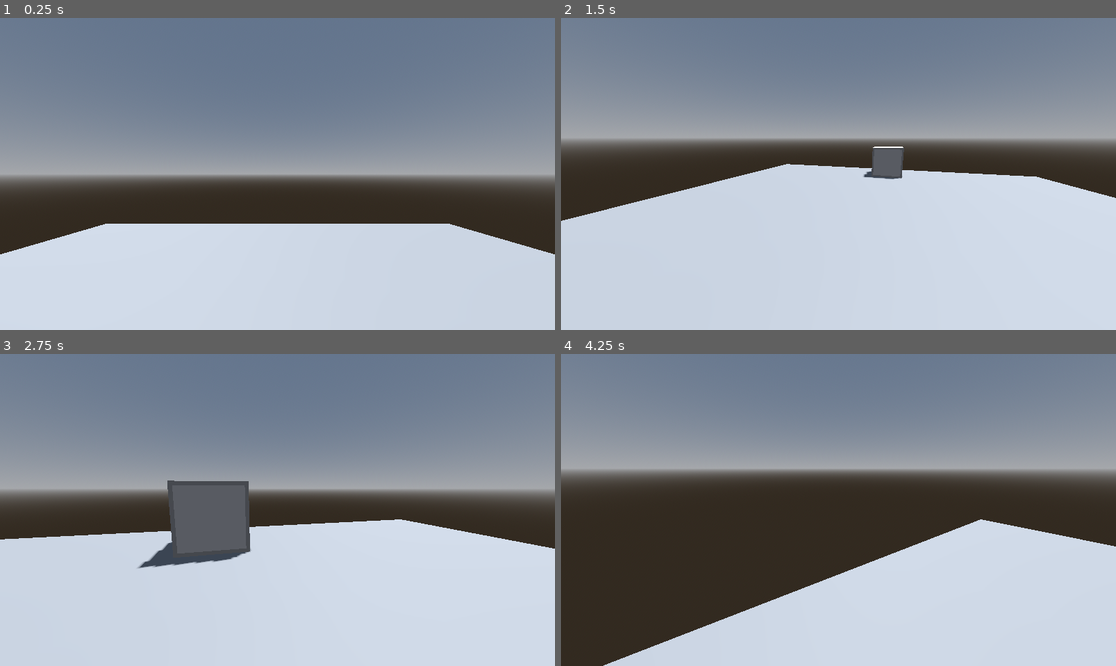
Above: before the commit, frames 1-4 (two rows, left to right).
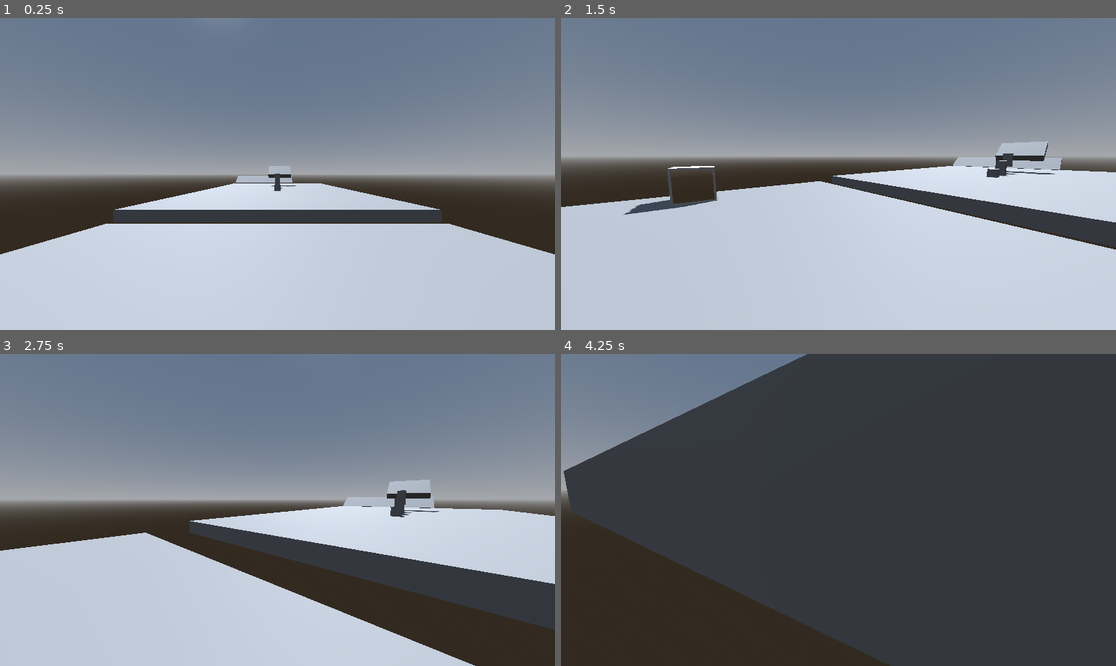
Above: after the commit, the same moments.

Repository: HumboShot/shooter
Game: Godot game, scene res://DevWorld.tscn
The game is run twice, just before and just after one commit, with the same random seed, the same clock (stepped at 60 frames per second) and the same inputs.
Inputs (mouse positions are in pixels of both pictures, inside the frame that each line leads up to):
- Up to frame 1 (0.25 s): no input
- Up to frame 2 (1.5 s): move the mouse to (960, 158) at 0.52 s; hold D (right) 0.53-1.28 s; hold Shift (sprint) 0.53-1.28 s; click (960, 158) at 0.67 s; tap Space (jump) at 0.77 s; move the mouse to (810, 174) at 1.27 s; hold W (up) from 1.28 s (still down); tap Shift (sprint) at 1.35 s
- Up to frame 3 (2.75 s): keep holding W (up); tap Space (jump) at 1.52 s; move the mouse to (288, 503) at 2.02 s; hold Shift (sprint) from 2.03 s (still down)
- Up to frame 4 (4.25 s): keep holding W (up); move the mouse to (832, 516) at 2.77 s; release Shift (sprint) at 2.78 s; tap Shift (sprint) at 2.85 s; tap Space (jump) at 3.02, 3.77 s; move the mouse to (877, 513) at 3.52 s; hold Shift (sprint) from 3.53 s (still down)

The runs differ from the first frame. In frame 1, 5.8% of the frame differs, in the area x 20-80%, y 47-66%; in frame 2, 16%; in frame 3, 26%; in frame 4, 78%, in the area x 0-100%, y 0-100%.

Commit message:
Playing around with feeling

Diff:
--- a/src/DevWorld.tscn
+++ b/src/DevWorld.tscn
@@ -23,6 +23,26 @@
 [sub_resource type="ConcavePolygonShape3D" id="ConcavePolygonShape3D_qhatv"]
 data = PackedVector3Array(1, 0.1057, -0.8943, 1, 1.8943, 0.8942, 1, 1.8943, -0.8943, 1, 0.1057, -0.8943, 1, 0.1057, 0.8 …(674 unchanged characters)…
 
+[sub_resource type="BoxMesh" id="BoxMesh_8lyai"]
+size = Vector3(26.535, 1, 40.515)
+
+[sub_resource type="ConcavePolygonShape3D" id="ConcavePolygonShape3D_xax34"]
+data = PackedVector3Array(-13.2675, 0.5, 20.2575, 13.2675, 0.5, 20.2575, -13.2675, -0.5, 20.2575, 13.2675, 0.5, 20.2575, 13.2675, -0.5, 20.2575, -13.2675, -0.5, 20.2575, 13.2675, 0.5, -20.2575, -13.2675, 0.5, -20.2575, 13.2675, -0.5, -20.2575, -13.2675, 0.5, -20.2575, -13.2675, -0.5, -20.2575, 13.2675, -0.5, -20.2575, 13.2675, 0.5, 20.2575, 13.2675, 0.5, -20.2575, 13.2675, -0.5, 20.2575, 13.2675, 0.5, -20.2575, 13.2675, -0.5, -20.2575, 13.2675, -0.5, 20.2575, -13.2675, 0.5, -20.2575, -13.2675, 0.5, 20.2575, -13.2675, -0.5, -20.2575, -13.2675, 0.5, 20.2575, -13.2675, -0.5, 20.2575, -13.2675, -0.5, -20.2575, 13.2675, 0.5, 20.2575, -13.2675, 0.5, 20.2575, 13.2675, 0.5, -20.2575, -13.2675, 0.5, 20.2575, -13.2675, 0.5, -20.2575, 13.2675, 0.5, -20.2575, -13.2675, -0.5, 20.2575, 13.2675, -0.5, 20.2575, -13.2675, -0.5, -20.2575, 13.2675, -0.5, 20.2575, 13.2675, -0.5, -20.2575, -13.2675, -0.5, -20.2575)
+
+[sub_resource type="BoxMesh" id="BoxMesh_yw7sv"]
+size = Vector3(1, 2, 1)
+
+[sub_resource type="ConcavePolygonShape3D" id="ConcavePolygonShape3D_0o07k"]
+data = PackedVector3Array(-0.5, 1, 0.5, 0.5, 1, 0.5, -0.5, -1, 0.5, 0.5, 1, 0.5, 0.5, -1, 0.5, -0.5, -1, 0.5, 0.5, 1, -0.5, -0.5, 1, -0.5, 0.5, -1, -0.5, -0.5, 1, -0.5, -0.5, -1, -0.5, 0.5, -1, -0.5, 0.5, 1, 0.5, 0.5, 1, -0.5, 0.5, -1, 0.5, 0.5, 1, -0.5, 0.5, -1, -0.5, 0.5, -1, 0.5, -0.5, 1, -0.5, -0.5, 1, 0.5, -0.5, -1, -0.5, -0.5, 1, 0.5, -0.5, -1, 0.5, -0.5, -1, -0.5, 0.5, 1, 0.5, -0.5, 1, 0.5, 0.5, 1, -0.5, -0.5, 1, 0.5, -0.5, 1, -0.5, 0.5, 1, -0.5, -0.5, -1, 0.5, 0.5, -1, 0.5, -0.5, -1, -0.5, 0.5, -1, 0.5, 0.5, -1, -0.5, -0.5, -1, -0.5)
+
+[sub_resource type="ConcavePolygonShape3D" id="ConcavePolygonShape3D_8s87w"]
+data = PackedVector3Array(-0.5, 1, 0.5, 0.5, 1, 0.5, -0.5, -1, 0.5, 0.5, 1, 0.5, 0.5, -1, 0.5, -0.5, -1, 0.5, 0.5, 1, -0.5, -0.5, 1, -0.5, 0.5, -1, -0.5, -0.5, 1, -0.5, -0.5, -1, -0.5, 0.5, -1, -0.5, 0.5, 1, 0.5, 0.5, 1, -0.5, 0.5, -1, 0.5, 0.5, 1, -0.5, 0.5, -1, -0.5, 0.5, -1, 0.5, -0.5, 1, -0.5, -0.5, 1, 0.5, -0.5, -1, -0.5, -0.5, 1, 0.5, -0.5, -1, 0.5, -0.5, -1, -0.5, 0.5, 1, 0.5, -0.5, 1, 0.5, 0.5, 1, -0.5, -0.5, 1, 0.5, -0.5, 1, -0.5, 0.5, 1, -0.5, -0.5, -1, 0.5, 0.5, -1, 0.5, -0.5, -1, -0.5, 0.5, -1, 0.5, 0.5, -1, -0.5, -0.5, -1, -0.5)
+
+[sub_resource type="BoxMesh" id="BoxMesh_ty1eo"]
+
+[sub_resource type="ConcavePolygonShape3D" id="ConcavePolygonShape3D_rsyws"]
+data = PackedVector3Array(-0.5, 0.5, 0.5, 0.5, 0.5, 0.5, -0.5, -0.5, 0.5, 0.5, 0.5, 0.5, 0.5, -0.5, 0.5, -0.5, -0.5, 0.5, 0.5, 0.5, -0.5, -0.5, 0.5, -0.5, 0.5, -0.5, -0.5, -0.5, 0.5, -0.5, -0.5, -0.5, -0.5, 0.5, -0.5, -0.5, 0.5, 0.5, 0.5, 0.5, 0.5, -0.5, 0.5, -0.5, 0.5, 0.5, 0.5, -0.5, 0.5, -0.5, -0.5, 0.5, -0.5, 0.5, -0.5, 0.5, -0.5, -0.5, 0.5, 0.5, -0.5, -0.5, -0.5, -0.5, 0.5, 0.5, -0.5, -0.5, 0.5, -0.5, -0.5, -0.5, 0.5, 0.5, 0.5, -0.5, 0.5, 0.5, 0.5, 0.5, -0.5, -0.5, 0.5, 0.5, -0.5, 0.5, -0.5, 0.5, 0.5, -0.5, -0.5, -0.5, 0.5, 0.5, -0.5, 0.5, -0.5, -0.5, -0.5, 0.5, -0.5, 0.5, 0.5, -0.5, -0.5, -0.5, -0.5, -0.5)
+
 [sub_resource type="Curve3D" id="Curve3D_nksem"]
 _data = {
 "points": PackedVector3Array(-2.27659, 27.1018, 0, 2.27659, -27.1018, 0, -0.162755, 0.0561132, -0.00773525, -9.88391, -1.49547, 0, 9.88391, 1.49547, 0, 29.4724, -27.7297, -0.00773525),
@@ -37,7 +57,7 @@
 environment = SubResource("Environment_8ed86")
 
 [node name="DirectionalLight3D" type="DirectionalLight3D" parent="."]
-transform = Transform3D(0.103922, 0.966586, -0.234331, 0.324204, 0.189817, 0.926748, 0.940262, -0.172281, -0.293645, 0, 3.26226, 0)
+transform = Transform3D(0.103922, 0.966586, -0.234331, 0.639072, 0.115637, 0.760405, 0.762094, -0.228777, -0.605701, 0, 3.26226, 0)
 shadow_enabled = true
 
 [node name="Level" type="Node3D" parent="."]
@@ -62,6 +82,51 @@
 [node name="CollisionShape3D" type="CollisionShape3D" parent="Level/MirrorCube001/StaticBody3D"]
 shape = SubResource("ConcavePolygonShape3D_qhatv")
 
+[node name="MeshInstance3D" type="MeshInstance3D" parent="Level"]
+transform = Transform3D(1, 0, 0, 0, 1, 0, 0, 0, 1, 0, 0, -34.018)
+mesh = SubResource("BoxMesh_8lyai")
+
+[node name="StaticBody3D" type="StaticBody3D" parent="Level/MeshInstance3D"]
+
+[node name="CollisionShape3D" type="CollisionShape3D" parent="Level/MeshInstance3D/StaticBody3D"]
+shape = SubResource("ConcavePolygonShape3D_xax34")
+
+[node name="MeshInstance3D2" type="MeshInstance3D" parent="Level"]
+transform = Transform3D(1, 0, 0, 0, 1, 0, 0, 0, 1, -0.021, 0.5, -29.709)
+mesh = SubResource("BoxMesh_yw7sv")
+
+[node name="StaticBody3D" type="StaticBody3D" parent="Level/MeshInstance3D2"]
+
+[node name="CollisionShape3D" type="CollisionShape3D" parent="Level/MeshInstance3D2/StaticBody3D"]
+shape = SubResource("ConcavePolygonShape3D_0o07k")
+
+[node name="MeshInstance3D3" type="MeshInstance3D" parent="Level"]
+transform = Transform3D(1, 0, 0, 0, 1, 0, 0, 0, 1, 0, 1.5, -33.522)
+mesh = SubResource("BoxMesh_yw7sv")
+
+[node name="StaticBody3D" type="StaticBody3D" parent="Level/MeshInstance3D3"]
+
+[node name="CollisionShape3D" type="CollisionShape3D" parent="Level/MeshInstance3D3/StaticBody3D"]
+shape = SubResource("ConcavePolygonShape3D_8s87w")
+
+[node name="MeshInstance3D4" type="MeshInstance3D" parent="Level"]
+transform = Transform3D(1, 0, 0, 0, 1, 0, 0, 0, 1, -0.021, 2.54028, -37.6132)
+mesh = SubResource("BoxMesh_yw7sv")
+
+[node name="StaticBody3D" type="StaticBody3D" parent="Level/MeshInstance3D4"]
+
+[node name="CollisionShape3D" type="CollisionShape3D" parent="Level/MeshInstance3D4/StaticBody3D"]
+shape = SubResource("ConcavePolygonShape3D_0o07k")
+
+[node name="MeshInstance3D5" type="MeshInstance3D" parent="Level"]
+transform = Transform3D(5.53367, 0, 0, 0, 0.866069, -2.29285, 0, 0.499924, 3.97213, 0.561533, 3.98141, -43.4888)
+mesh = SubResource("BoxMesh_ty1eo")
+
+[node name="StaticBody3D" type="StaticBody3D" parent="Level/MeshInstance3D5"]
+
+[node name="CollisionShape3D" type="CollisionShape3D" parent="Level/MeshInstance3D5/StaticBody3D"]
+shape = SubResource("ConcavePolygonShape3D_rsyws")
+
 [node name="CharacterBody3D" parent="." instance=ExtResource("2_nfhad")]
 transform = Transform3D(1, 0, 0, 0, 1, 0, 0, 0, 1, 0, 2, 0)
 
@@ -70,7 +135,6 @@
 curve = SubResource("Curve3D_nksem")
 
 [node name="CSGPolygon3D" type="CSGPolygon3D" parent="Path3D"]
-transform = Transform3D(1, 0, 0, 0, 1, 0, 0, 0, 1, 0, 0, 0)
 use_collision = true
 polygon = PackedVector2Array(0, 0, 0.5, 1, 1, 0)
 mode = 2
@@ -83,3 +147,12 @@
 path_continuous_u = true
 path_u_distance = 1.0
 path_joined = false
+
+[node name="MeshInstance3D5" type="MeshInstance3D" parent="."]
+transform = Transform3D(18.0388, 0, 0, 0, 0.866069, -2.29285, 0, 0.499924, 3.97213, -4.27259, 1.27081, -55.8873)
+mesh = SubResource("BoxMesh_ty1eo")
+
+[node name="StaticBody3D" type="StaticBody3D" parent="MeshInstance3D5"]
+
+[node name="CollisionShape3D" type="CollisionShape3D" parent="MeshInstance3D5/StaticBody3D"]
+shape = SubResource("ConcavePolygonShape3D_rsyws")
--- a/src/FPSController/fps_controller.gd
+++ b/src/FPSController/fps_controller.gd
@@ -2,7 +2,7 @@
 
 # This file has been based on this video https://www.youtube.com/watch?v=ZJr2qUrzEqg
 
-@export var look_sensitivity : float = 0.006
+@export var look_sensitivity : float = 0.003
 @export var jump_velocity := 6.0
 @export var auto_bhop := true
 
@@ -14,7 +14,7 @@
 @export var ground_friction := 6.0
 
 # Air movement settings
-@export var air_cap := 0.85
+@export var air_cap := 1.4
 @export var air_accel := 800
 @export var air_move_speed := 500
 
Not shown: 1 places in src/DevWorld.tscn that only renumber resources
